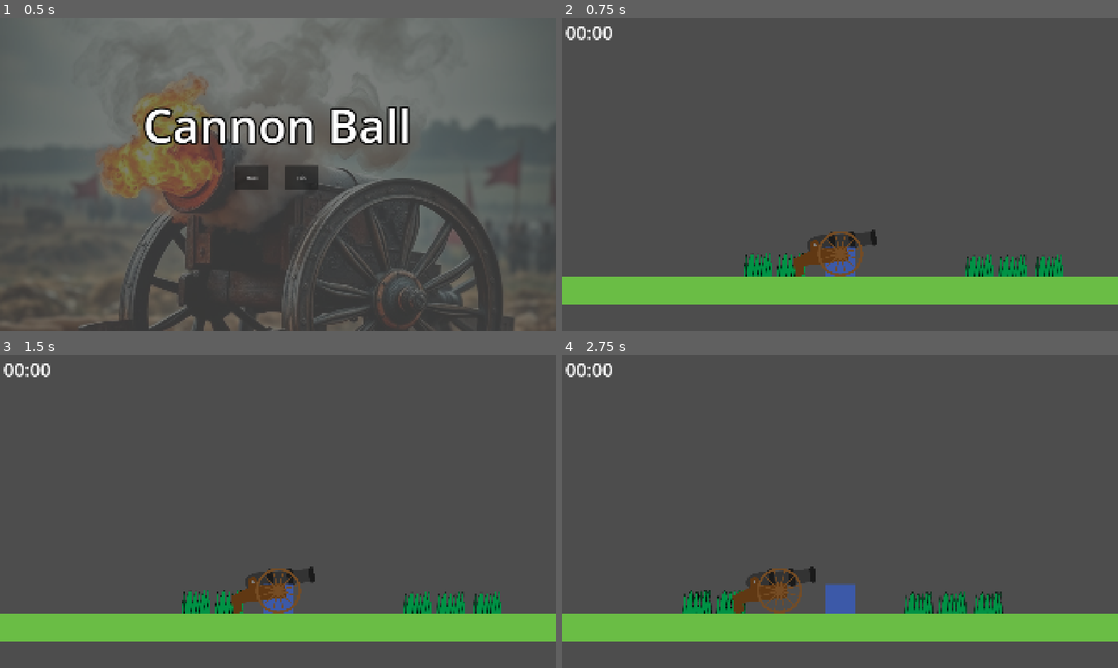
Above: before the commit, frames 1-4 (two rows, left to right).
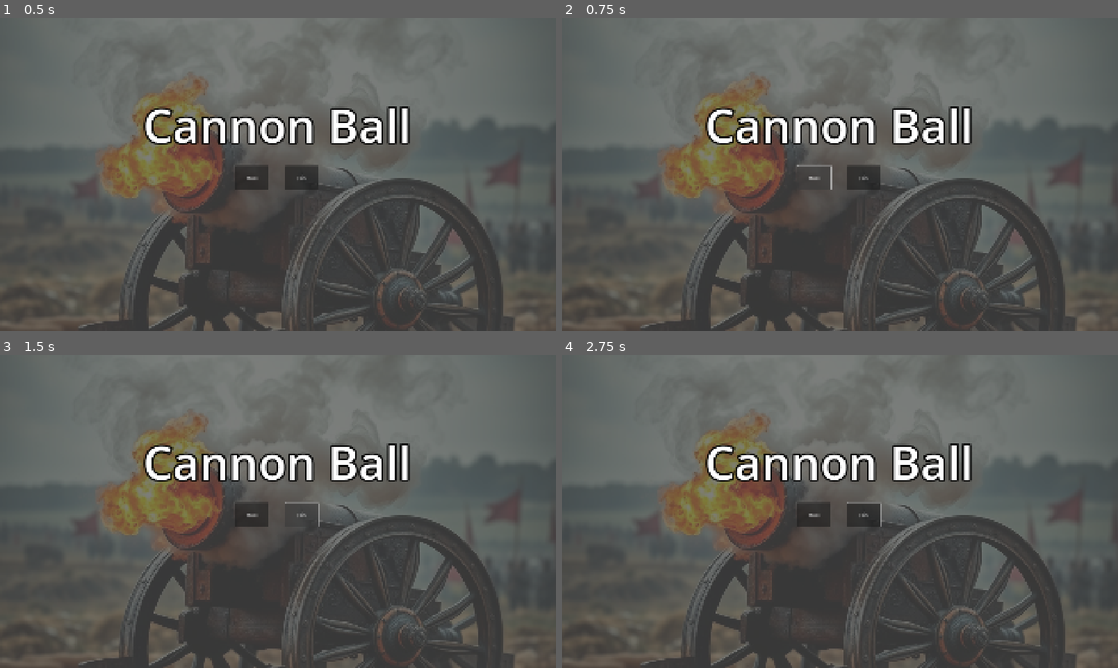
Above: after the commit, the same moments.

Repository: JasontreksC/CannonBall
Game: Godot game, scene res://Scene/cannon_ball.tscn
Two runs of this game, one before a commit and one after it. Both use one fixed random seed, a clock stepped at 60 frames per second and the inputs below.
Inputs (mouse positions are in pixels of both pictures, inside the frame that each line leads up to):
- Up to frame 1 (0.5 s): no input
- Up to frame 2 (0.75 s): click "Host" at 0.5 s
- Up to frame 3 (1.5 s): click (300, 514) at 1.25 s, where only the run after the commit has a clickable "Join"
- Up to frame 4 (2.75 s): move the mouse to (962, 495) at 2.02 s; hold D (right) from 2.03 s (still down); tap F (aim) at 2.1 s

Frame 1 is identical in both runs. In frame 2, 53% of the frame differs, in the area x 0-100%, y 0-100%; in frame 3, 53%; in frame 4, 54%.
Error after the commit: Parse Error: Identifier "Steam" not declared in the current scope. (res://Script/cannon_ball.gd:43)

Commit message:
addon: 고도스팀 애드온 추가

Diff:
--- a/CannonBall/Script/cannon.gd
+++ b/CannonBall/Script/cannon.gd
@@ -8,6 +8,8 @@
 var prevPosX: float = 0
 const WHEEL_RADIUS: float = 260.0
 const SPEED: float = 100
+
+var selectedShell = 0
 
 var stateMachine: StateMachine = StateMachine.new()
 
--- a/CannonBall/Script/cannon_ball.gd
+++ b/CannonBall/Script/cannon_ball.gd
@@ -12,6 +12,8 @@
 # UI, 게임 씬 참조 저장
 
 # 멀티 플레이 관련 리소스
+var host = false
+
 var peer = ENetMultiplayerPeer.new()
 @export var player_scene: PackedScene
 
@@ -35,3 +37,29 @@
 
 func get_main_viewport_world() -> World2D:
 	return svMain.find_world_2d()
+
+## STEAM
+func request_connection(remote_steam_id: int):
+	Steam.sendP2PPacket(remote_steam_id, "connect_request".to_utf8_buffer(), Steam.P2P_SEND_RELIABLE)
+
+func recieve_connection():
+	var packetSize = Steam.getAvailableP2PPacketSize()
+	if packetSize > 0:
+		var packet = Steam.readP2PPacket(packetSize)
+		if packet:
+			print(packet.keys())
+			var remote_steam_id = packet["remote_steam_id"]
+			var data = packet["data"].get_string_from_utf8()
+			print("받은 메시지:", data, "보낸 사람:", remote_steam_id)
+
+
+func _ready() -> void:
+	if Steam.steamInit():
+		print("Steam 초기화 성공")
+		print("내 Steam ID: ", Steam.getSteamID())
+	else:
+		print("Steam 초기화 실패")
+
+func _process(delta: float) -> void:
+	if host:
+		recieve_connection()
--- a/CannonBall/Script/lobby_ui.gd
+++ b/CannonBall/Script/lobby_ui.gd
@@ -13,12 +13,15 @@
 
 
 func _on_bt_host_pressed() -> void:
-	uiMgr.root.sceneMgr.set_scene(1)
-	uiMgr.set_ui(1)
-	uiMgr.root.start_host()
+	uiMgr.root.host = true
+	#uiMgr.root.sceneMgr.set_scene(1)
+	#uiMgr.set_ui(1)
+	#uiMgr.root.start_host()
 
 
 func _on_bt_join_pressed() -> void:
-	uiMgr.root.sceneMgr.set_scene(1)
-	uiMgr.set_ui(1)
-	uiMgr.root.start_join()
+	uiMgr.root.request_connection(76561198985807345)
+	pass
+	#uiMgr.root.sceneMgr.set_scene(1)
+	#uiMgr.set_ui(1)
+	#uiMgr.root.start_join()
--- /dev/null
+++ b/CannonBall/control.gd
@@ -0,0 +1,20 @@
+extends Control
+
+var uiMgr: UIManager = null
+
+func _enter_tree() -> void:
+	uiMgr = get_parent() as UIManager
+
+# Called when the node enters the scene tree for the first time.
+func _ready() -> void:
+	pass # Replace with function body.
+
+
+# Called every frame. 'delta' is the elapsed time since the previous frame.
+func _process(delta: float) -> void:
+	pass
+
+
+func _on_shell_selector_pressed() -> void:
+	uiMgr.root.sceneMgr
+	pass # Replace with function body.
--- a/CannonBall/project.godot
+++ b/CannonBall/project.godot
@@ -18,7 +18,6 @@
 
 window/size/viewport_width=1920
 window/size/viewport_height=1080
-window/size/mode=2
 window/stretch/mode="canvas_items"
 
 [editor_plugins]
Not shown, added: CannonBall/addons/godotsteam/godotsteam.gdextension.uid
Not shown, added: CannonBall/control.gd.uid
Not shown, added: CannonBall/steam_appid.txt
Not shown, added: CannonBall/addons/godotsteam/godotsteam.gdextension
Not shown, added: CannonBall/addons/godotsteam/linux32/libgodotsteam.linux.template_debug.x86_32.so
Not shown, added: CannonBall/addons/godotsteam/linux32/libgodotsteam.linux.template_release.x86_32.so
Not shown, added: CannonBall/addons/godotsteam/linux32/libsteam_api.so
Not shown, added: CannonBall/addons/godotsteam/linux64/libgodotsteam.linux.template_debug.x86_64.so
Not shown, added: CannonBall/addons/godotsteam/linux64/libgodotsteam.linux.template_release.x86_64.so
Not shown, added: CannonBall/addons/godotsteam/linux64/libsteam_api.so
Not shown, added: CannonBall/addons/godotsteam/osx/libgodotsteam.macos.template_debug.framework/Resources/Info.plist
Not shown, added: CannonBall/addons/godotsteam/osx/libgodotsteam.macos.template_debug.framework/libgodotsteam.macos.template_debug
(and 13 more such lines)
